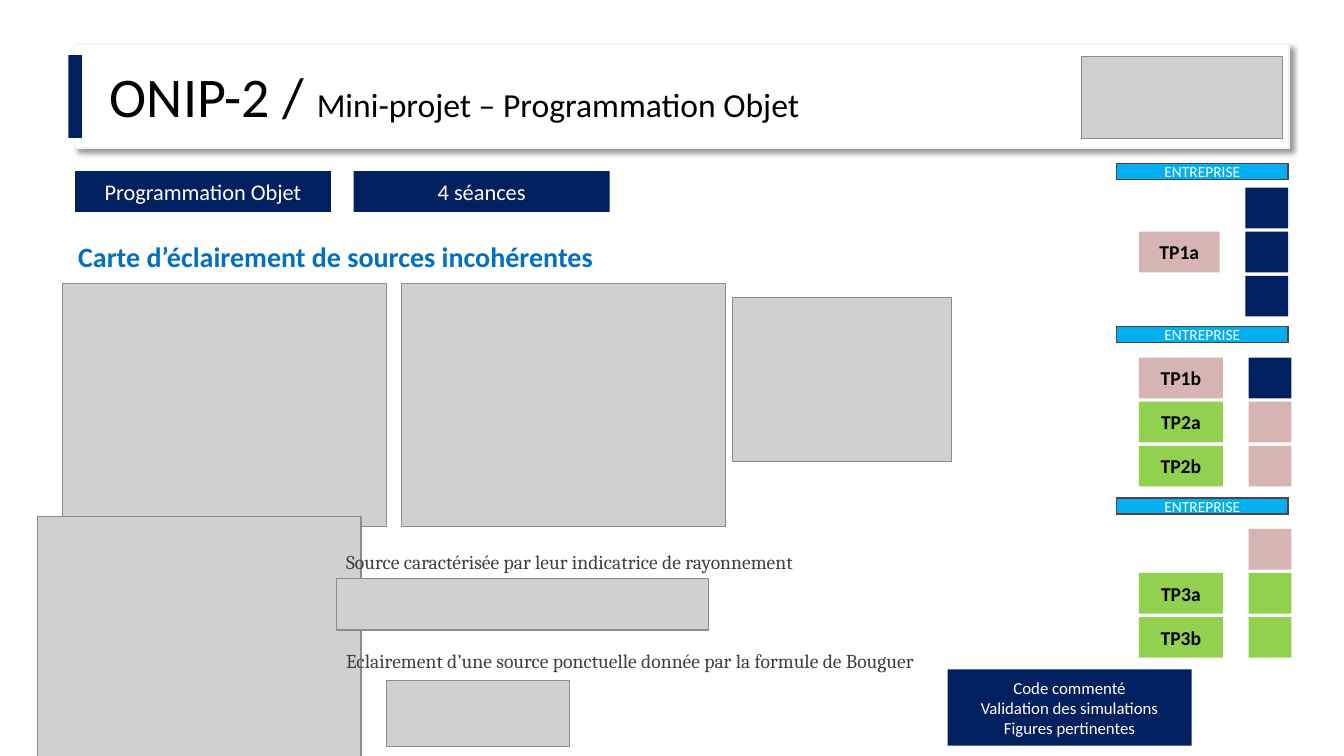
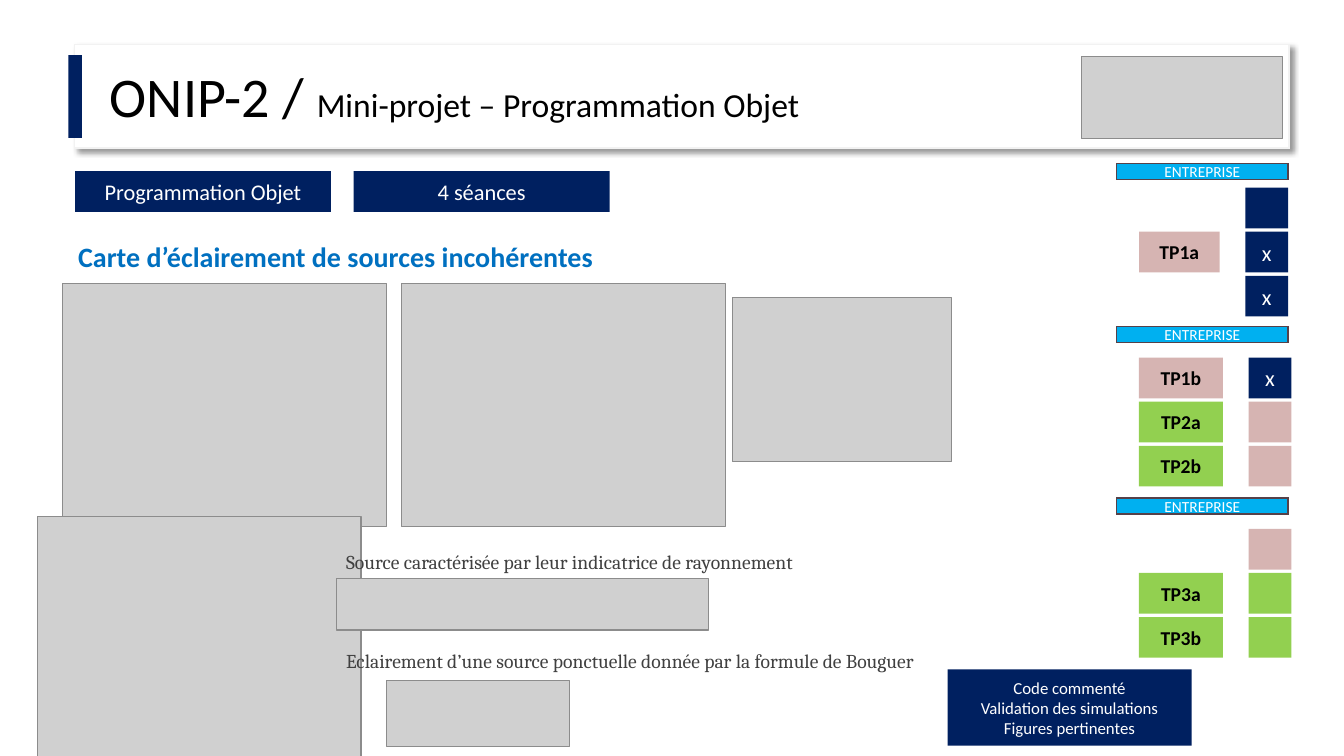
Before and after one commit to IOGS-Digital-Methods/semester-6, a slide deck: slide 3 of ONIP-FISA/POO_eclairement/ONIP2_Classes_et_objets.pptx. Drawn at 1344x756 pixels with LibreOffice and Linux fonts; fonts in the diff are those of the drawing; grey boxes stand for pictures. Boxes give left, top, right and bottom in pixels: in the first picture for what was removed or moved away, otherwise in the second. Text is boxed around its words. In the diff, an @@ line names an element or a change of style, - is before the commit and + after.

```diff
--- a/ONIP-FISA/POO_eclairement/ONIP2_Classes_et_objets.pptx
+++ b/ONIP-FISA/POO_eclairement/ONIP2_Classes_et_objets.pptx
@@ text in rectangle at [1262,250,1272,261]: text added @@
+x
@@ text in rectangle at [1262,294,1272,305]: text added @@
+x
@@ text in rectangle at [1265,375,1275,386]: text added @@
+x
```
Also in this commit, not shown: 7 other slides changed, 10 slides added, 1 slide removed, 4 other files.
